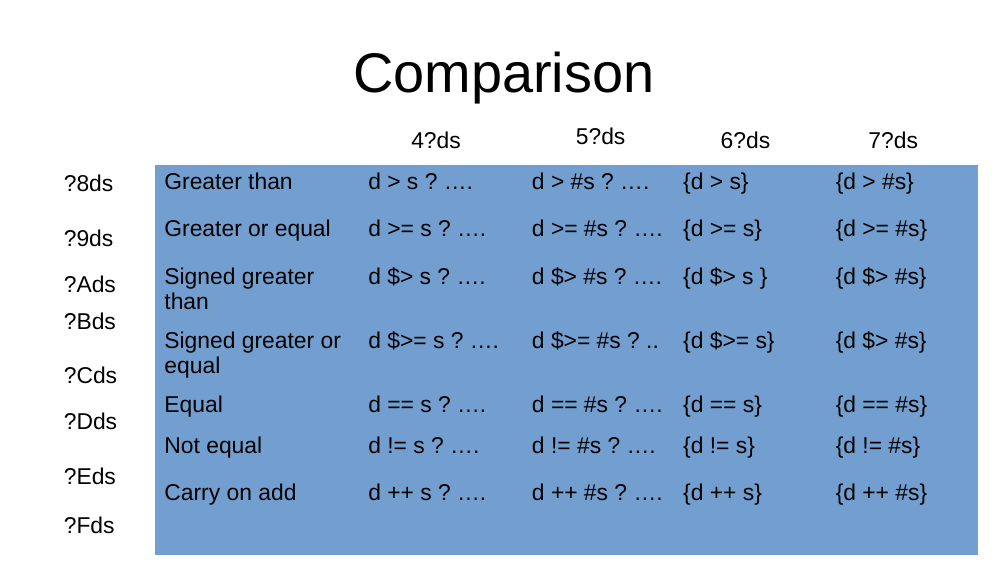
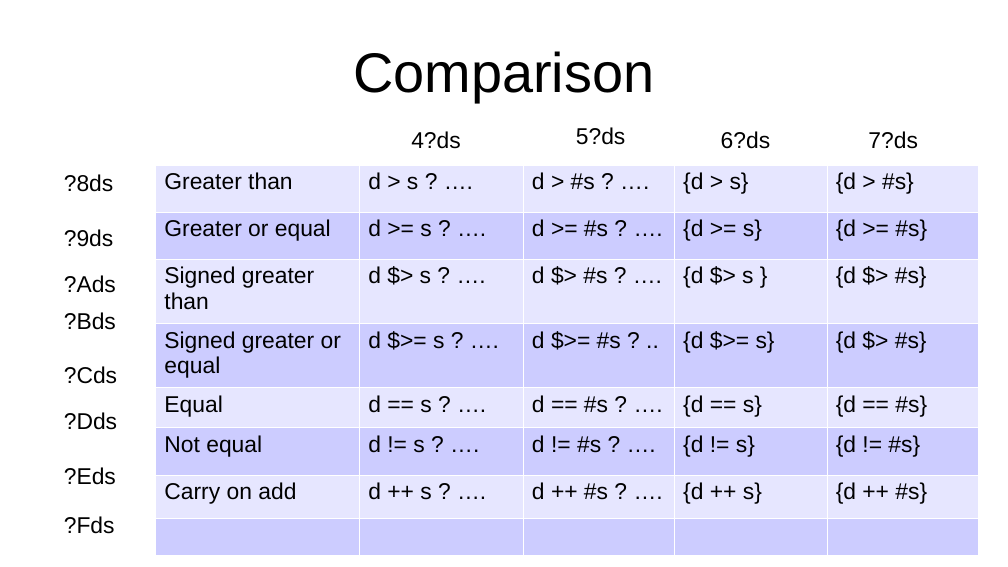
Before and after one commit to jeceljr/baby42, a slide deck: slide 17 of doc/baby42_slides.odp. Drawn at 1008x567 pixels with LibreOffice and Linux fonts; fonts in the diff are those of the drawing. Boxes give left, top, right and bottom in pixels: in the first picture for what was removed or moved away, otherwise in the second. Text is boxed around its words. In the diff, an @@ line names an element or a change of style, - is before the commit and + after.

```diff
--- a/doc/baby42_slides.odp
+++ b/doc/baby42_slides.odp
@@ table at [155, 165, 979, 548] @@
@@ fill #729FCF to #E6E6FF in 20 cells @@
@@ fill #729FCF to #CCCCFF in 20 cells @@
@@ borders changed @@
```
Also in this commit, not shown: 9 other slides changed, 1 other file.
